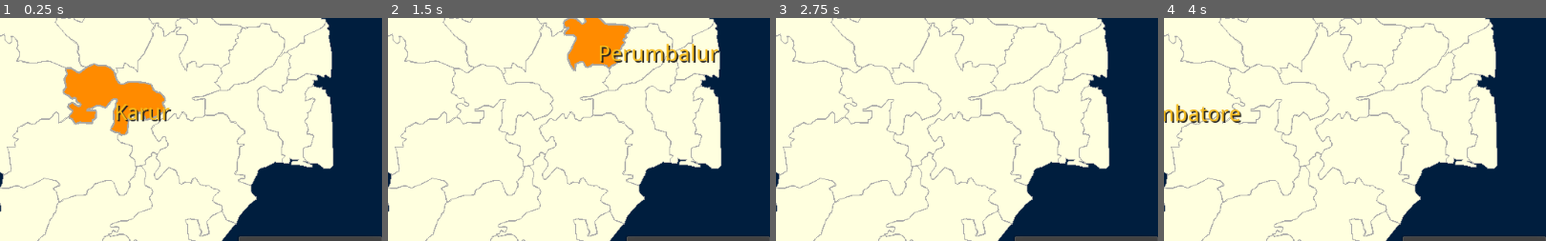
Above: before the commit, frames 1-4 (left to right).
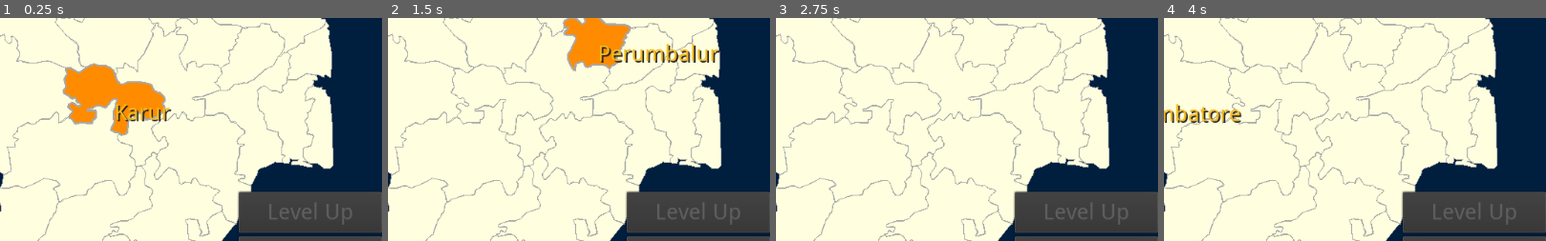
Above: after the commit, the same moments.

Repository: sharun-s/godot-tn
Game: Godot game, scene res://Node2D.tscn
Same seed, same stepped clock (60 frames per second), same inputs: the game is played once before the commit and once after it.
Inputs (mouse positions are % of the whole screen's width and height, from its top left):
- Up to frame 1 (0.25 s): no input
- Up to frame 2 (1.5 s): tap Enter at 0.5 s; drag from (78, 33) to (40, 34) at 0.52 s; drag from (40, 34) to (78, 33) at 1.27 s
- Up to frame 3 (2.75 s): move the mouse to (77, 19) at 2.02 s; hold Right (ui_right) from 2.03 s (still down); tap Backspace at 2.1 s; click (77, 19) at 2.17 s
- Up to frame 4 (4 s): release Right (ui_right) at 2.75 s; drag from (57, 1) to (40, 34) at 2.77 s; drag from (50, 50) to (40, 34) at 3.52 s
The pictures show only the part of the screen within x 50-100%, y 32-82%; the shares and areas given below are measured in that part.

The runs differ from the first frame. In frame 1, 7.1% of the frame differs, in the area x 62-100%, y 77-97%; in frame 2, 7.1%; in frame 3, 7.1%; in frame 4, 7.1%.

Commit message:
multi quest - added menu where player can select different quests its changes the way quest targets are set. instead of random picks they are pulled out dict in questmenu.gd

Diff:
--- a/InfoCenter.gd
+++ b/InfoCenter.gd
@@ -18,9 +18,10 @@
 		"Fort St David in Cuddalore was one of the main British trading posts controling their activities in South India in the early 1700. So Cuddalore became the site of multiple wars with the French based 25kms North in Pondicherry",
 		"Silver Beach is one of the longest beaches found on the Coromandel Coast. 2700 people lost their life here during the 2004 Tsunami", 'Chidambaram temple','Pichawaram Mangrove forests'],
 		Dindigul=['Kodaikanal, in tamil translates to The Gift of the Forest, is very popular hillstation located here',
-		'Palani Hills'],
+		'Palani Hills where the famous Liril commercial was shot'],
 		Dharmapuri=["Hogenakkal falls, which means smokey rocks, is where the river Cauvery enters Tamil Nadu",
-			"Taking a ride in the local bowl shaped boats made of woven grase called a Parisal/Coracle is very popular tourist activity here"],
+			"Taking a ride in the local bowl shaped boats made of woven grase called a Parisal/Coracle is very popular tourist activity here",
+			"Veeraappan, the notorious elephant poacher, sandalwood smuggler, wanted for the murder of 184 people was caught here"],
 		Erode=[
 			"Turmeric",
 			"Agri powerhouse due to rivers and dams",
@@ -91,6 +92,7 @@
 			'Found here is the 2500 year old Keezhadi excavation site, including plates with the Tamil-Brahmi script'
 		],
 		Theni=['Cardamom estates','Indian Neutrino Observatory',
+		'The Meghamalai range also called the High Wavy Mountains',
 		'Meghamalai Wildlife Sanctuary'],
 		Tiruvarur=[
 			'Somaskanda iconography',
@@ -101,6 +103,7 @@
 			"The Rice Bowl of Tamil Nadu",
 			"Popularized Ghee Pongal and Puliyodarai (tamarind rice)",
 			"Kumbakonam, every 12 years Mahamaham festival draws millions of devotees for a dip in the huge temple tank complex spanning 20 sq acres",
+			"Srinivasa Ramanujam, untrained in maths, turned out to be one of the greatest Mathematicians of all time, grew up here in Kumbakonam",
 			"The 1000 year old Brihadeshwara temple",
 			"Seat of the Chola Empire",
 			"Thanjavur dolls popularly known as Thalaiyatti Bommai are made of clay which is found along the river Cauvery"
@@ -122,7 +125,8 @@
 		"V.O.Chidambaram Pillai Swadeshi Steamship Company",
 		"dugong sea grass medows"],
 		Tiruppur=["Textile export hub"],
-		Tirupathur=['Surrounded by the Javadhu and Yelagiri Hills known for rivers, waterfalls and sandal wood trees'],
+		Tirupathur=['The Vainu Bappu Observatory one of the main centers of Indian Astronomy',
+		'Surrounded by the Javadhu and Yelagiri Hills known for rivers, waterfalls and sandal wood trees'],
 		Tiruchirapalli=['The Srirangam temple complex covers 156 acres making it the largest templex complex in the country. Famous for festivals conducted throughout the year',
 		'Kallanai also known as the Grand Anicut across the Cauvery river is the oldest dam in the country that is still in use. Built nearly 2000 years ago.',
 		'Rockfort Temple'],
@@ -206,15 +210,23 @@
 	historytext=hist
 	n=neighbours
 	$VBoxContainer2/MarginContainer/Neighbours.pressed=false
+	randomize()
 	$VBoxContainer/PanelContainer/imgbox.texture=dummyimg[int(rand_range(0, dummyimg.size()))]
 	if mode==state.NEW_QUEST:
 		$VBoxContainer/NameBox.text="New Quest!"
 		rng.randomize()
-		while targets.size() != NumberOfTargets:
-			var idx=rng.randi_range(0, facts.size()-1)
-			if (facts.keys()[idx] in targets) == false:
-				targets.append(facts.keys()[idx])
-		#print('targets set', targets)
+		if district is Array:
+			if district.size() > NumberOfTargets:
+				targets=district.slice(0, NumberOfTargets-1)
+			else:
+				NumberOfTargets=district.size()
+				targets=district
+		else:
+			while targets.size() != NumberOfTargets:
+				var idx=rng.randi_range(0, facts.size()-1)
+				if (facts.keys()[idx] in targets) == false:
+					targets.append(facts.keys()[idx])
+		print('targets set', targets)
 		$VBoxContainer2/MarginContainer/clue.show()
 		_on_clue_pressed()
 	elif mode==state.IN_QUEST:
--- a/InfoCenter.tscn
+++ b/InfoCenter.tscn
@@ -90,7 +90,7 @@
 
 [node name="NameBox" type="Label" parent="VBoxContainer"]
 margin_right = 1024.0
-margin_bottom = 119.0
+margin_bottom = 117.0
 size_flags_vertical = 1
 custom_styles/normal = SubResource( 1 )
 custom_fonts/font = SubResource( 2 )
@@ -103,7 +103,7 @@
 }
 
 [node name="PanelContainer" type="PanelContainer" parent="VBoxContainer"]
-margin_top = 123.0
+margin_top = 121.0
 margin_right = 1024.0
 margin_bottom = 298.0
 grow_horizontal = 2
@@ -116,7 +116,7 @@
 margin_left = 2.0
 margin_top = 2.0
 margin_right = 1022.0
-margin_bottom = 173.0
+margin_bottom = 175.0
 size_flags_horizontal = 3
 size_flags_vertical = 3
 expand = true
@@ -131,7 +131,7 @@
 
 [node name="FactBox" type="Label" parent="VBoxContainer2"]
 margin_right = 1024.0
-margin_bottom = 147.0
+margin_bottom = 150.0
 size_flags_horizontal = 3
 size_flags_vertical = 3
 custom_styles/normal = SubResource( 4 )
@@ -140,14 +140,14 @@
 autowrap = true
 
 [node name="MarginContainer" type="VBoxContainer" parent="VBoxContainer2"]
-margin_top = 149.0
+margin_top = 152.0
 margin_right = 1024.0
 margin_bottom = 298.0
 custom_constants/separation = 10
 
 [node name="Neighbours" type="Button" parent="VBoxContainer2/MarginContainer"]
 margin_right = 1024.0
-margin_bottom = 43.0
+margin_bottom = 42.0
 size_flags_horizontal = 3
 size_flags_vertical = 3
 custom_styles/pressed = SubResource( 6 )
@@ -157,9 +157,9 @@
 text = "Neighbours"
 
 [node name="history" type="Button" parent="VBoxContainer2/MarginContainer"]
-margin_top = 53.0
+margin_top = 52.0
 margin_right = 1024.0
-margin_bottom = 96.0
+margin_bottom = 94.0
 size_flags_horizontal = 3
 size_flags_vertical = 3
 custom_fonts/font = SubResource( 7 )
@@ -178,9 +178,9 @@
 text = "Clue"
 
 [node name="Back" type="Button" parent="VBoxContainer2/MarginContainer"]
-margin_top = 106.0
+margin_top = 104.0
 margin_right = 1024.0
-margin_bottom = 149.0
+margin_bottom = 146.0
 size_flags_horizontal = 3
 size_flags_vertical = 3
 custom_fonts/font = SubResource( 7 )
--- a/Node2D.tscn
+++ b/Node2D.tscn
@@ -6,6 +6,7 @@
 [ext_resource path="res://InfoCenter.tscn" type="PackedScene" id=4]
 [ext_resource path="res://pulse.gd" type="Script" id=5]
 [ext_resource path="res://Player.tscn" type="PackedScene" id=6]
+[ext_resource path="res://QuestMenu.tscn" type="PackedScene" id=7]
 
 [sub_resource type="DynamicFont" id=1]
 size = 30
@@ -120,6 +121,19 @@
 "_edit_use_anchors_": false
 }
 
+[node name="Quest2" type="Button" parent="HUD"]
+anchor_left = 1.0
+anchor_top = 0.8
+anchor_right = 1.0
+anchor_bottom = 0.8
+margin_left = -192.0
+margin_top = -55.0
+custom_fonts/font = SubResource( 5 )
+text = "Level Up"
+__meta__ = {
+"_edit_use_anchors_": false
+}
+
 [node name="Timed" type="Button" parent="HUD"]
 anchor_left = 1.0
 anchor_top = 0.2
@@ -191,6 +205,9 @@
 [node name="Grid" parent="HUD" instance=ExtResource( 4 )]
 anchor_right = 0.3
 
+[node name="QMenu" parent="HUD" instance=ExtResource( 7 )]
+visible = false
+
 [node name="Timer" type="Timer" parent="."]
 one_shot = true
 
@@ -203,6 +220,7 @@
 [connection signal="ready" from="." to="." method="_on_TN_ready"]
 [connection signal="pressed" from="HUD/Quiz" to="." method="_on_Button_pressed"]
 [connection signal="pressed" from="HUD/Quest" to="." method="_on_Quest_pressed"]
+[connection signal="pressed" from="HUD/Quest2" to="." method="subjectQuest"]
 [connection signal="pressed" from="HUD/Timed" to="." method="_on_Timed_pressed"]
 [connection signal="toggled" from="HUD/Labels" to="." method="_on_Labels_toggled"]
 [connection signal="pressed" from="HUD/Learn" to="." method="_on_Learn_toggled"]
@@ -210,4 +228,5 @@
 [connection signal="on_track" from="HUD/Grid" to="." method="_on_Grid_on_track"]
 [connection signal="quest_over" from="HUD/Grid" to="." method="_on_quest_over"]
 [connection signal="show_neighbours" from="HUD/Grid" to="." method="_on_Grid_show_neighbours"]
+[connection signal="selected" from="HUD/QMenu" to="." method="quest_selected"]
 [connection signal="timeout" from="QuizTimer" to="." method="_on_QuizTimer_timeout"]
--- /dev/null
+++ b/QuestMenu.gd
@@ -0,0 +1,24 @@
+extends PanelContainer
+signal selected
+
+func _ready():
+	$MarginContainer/VBoxContainer/River.connect('pressed', self, 'on_quest_select',["river"])
+
+var q={river={
+		text="The Kaveri river splits TN horizontally, flowing from the Western Ghats to the Bay of Bengal through 9 Districts. ",
+		districts=["Dharmapuri", "Salem", "Erode", "Namakkal","Tiruchirapalli",
+		"Thanjavur", "Nagapattinam","Tiruvarur","Mayiladithurai"]},
+		sea={text="The coast line of Tamil Nadu is 1076 km long covering 14 districts with 15 major ports",
+		districts=["Tiruvallur","Chennai","Chengalpattu","Vilippuram",
+		"Cuddalore","Mayiladithurai","Nagapattinam","Tiruvarur",
+		"Thanjavur","Pudukotai","Ramanathapuram","Thoothukudi","Tirunelveli","Kanyakumari"]},
+		mountains={text="The Western and Eastern Ghats ",districts=["Nilgiris", "Coimbatore", "Tiruppur", "Theni", "Erode","Dindigul","Tenkasi","Tirunelveli","Kanyakumari", "Vellore","Tiruvannamalai","Tirupattur"]},
+	}
+
+func on_quest_select(qname):
+	if qname=="river":
+		$PopupPanel/Label.text=q[qname].text
+		$PopupPanel.popup()
+		randomize()
+		q[qname].districts.shuffle()
+		emit_signal('selected',q[qname].districts)
--- /dev/null
+++ b/QuestMenu.tscn
@@ -0,0 +1,136 @@
+[gd_scene load_steps=11 format=2]
+
+[ext_resource path="res://Montreal-Regular.ttf" type="DynamicFontData" id=1]
+[ext_resource path="res://DroidSans.ttf" type="DynamicFontData" id=2]
+[ext_resource path="res://QuestMenu.gd" type="Script" id=3]
+
+[sub_resource type="StyleBoxFlat" id=1]
+bg_color = Color( 0, 0, 0, 0.705882 )
+
+[sub_resource type="DynamicFont" id=2]
+size = 40
+font_data = ExtResource( 1 )
+
+[sub_resource type="StyleBoxFlat" id=3]
+bg_color = Color( 0.733333, 0.976471, 0.760784, 1 )
+
+[sub_resource type="DynamicFont" id=4]
+size = 30
+font_data = ExtResource( 1 )
+
+[sub_resource type="StyleBoxFlat" id=5]
+bg_color = Color( 0.486275, 0.760784, 0.894118, 1 )
+
+[sub_resource type="StyleBoxFlat" id=7]
+bg_color = Color( 0.513726, 0.945098, 0.721569, 1 )
+
+[sub_resource type="DynamicFont" id=6]
+size = 34
+font_data = ExtResource( 2 )
+
+[node name="Panel" type="PanelContainer"]
+anchor_right = 1.0
+anchor_bottom = 1.0
+custom_styles/panel = SubResource( 1 )
+script = ExtResource( 3 )
+__meta__ = {
+"_edit_use_anchors_": false
+}
+
+[node name="Label" type="Label" parent="."]
+margin_right = 1024.0
+margin_bottom = 600.0
+size_flags_horizontal = 3
+size_flags_vertical = 3
+custom_fonts/font = SubResource( 2 )
+text = "Select A Quest
+"
+align = 1
+
+[node name="MarginContainer" type="MarginContainer" parent="."]
+margin_right = 1024.0
+margin_bottom = 600.0
+custom_constants/margin_right = 100
+custom_constants/margin_left = 100
+
+[node name="VBoxContainer" type="VBoxContainer" parent="MarginContainer"]
+margin_left = 100.0
+margin_right = 924.0
+margin_bottom = 600.0
+alignment = 1
+
+[node name="River" type="Button" parent="MarginContainer/VBoxContainer"]
+margin_top = 140.0
+margin_right = 824.0
+margin_bottom = 178.0
+custom_styles/normal = SubResource( 3 )
+custom_fonts/font = SubResource( 4 )
+custom_colors/font_color = Color( 0.411765, 0.466667, 0.717647, 1 )
+text = "The River"
+
+[node name="Mountain" type="Button" parent="MarginContainer/VBoxContainer"]
+margin_top = 182.0
+margin_right = 824.0
+margin_bottom = 226.0
+custom_fonts/font = SubResource( 4 )
+disabled = true
+text = "The Mountain"
+
+[node name="Sea" type="Button" parent="MarginContainer/VBoxContainer"]
+margin_top = 230.0
+margin_right = 824.0
+margin_bottom = 268.0
+custom_styles/normal = SubResource( 5 )
+custom_fonts/font = SubResource( 4 )
+disabled = true
+text = "The Sea"
+
+[node name="Food" type="Button" parent="MarginContainer/VBoxContainer"]
+margin_top = 272.0
+margin_right = 824.0
+margin_bottom = 316.0
+custom_fonts/font = SubResource( 4 )
+disabled = true
+text = "The Food"
+
+[node name="Culture" type="Button" parent="MarginContainer/VBoxContainer"]
+margin_top = 320.0
+margin_right = 824.0
+margin_bottom = 364.0
+custom_fonts/font = SubResource( 4 )
+disabled = true
+text = "The Culture"
+
+[node name="Movies" type="Button" parent="MarginContainer/VBoxContainer"]
+margin_top = 368.0
+margin_right = 824.0
+margin_bottom = 412.0
+custom_fonts/font = SubResource( 4 )
+disabled = true
+text = "The Movies"
+
+[node name="People" type="Button" parent="MarginContainer/VBoxContainer"]
+margin_top = 416.0
+margin_right = 824.0
+margin_bottom = 460.0
+custom_fonts/font = SubResource( 4 )
+disabled = true
+text = "The People"
+
+[node name="PopupPanel" type="PopupPanel" parent="."]
+anchor_left = 0.2
+anchor_top = 0.2
+anchor_right = 0.2
+anchor_bottom = 0.2
+margin_right = 1024.0
+margin_bottom = 600.0
+size_flags_horizontal = 3
+size_flags_vertical = 3
+custom_styles/panel = SubResource( 7 )
+
+[node name="Label" type="Label" parent="PopupPanel"]
+margin_right = 1024.0
+margin_bottom = 600.0
+custom_fonts/font = SubResource( 6 )
+custom_colors/font_color = Color( 0.0470588, 0.0470588, 0.0431373, 1 )
+autowrap = true
--- a/TN.gd
+++ b/TN.gd
@@ -461,6 +461,7 @@
 	for district in d.keys():
 		get_node('lbl'+district).visible=false
 		get_node(district).get_child(0).color=deselect_color
+
 var cache={}
 func _draw():
 	#debug state borders
@@ -717,6 +718,7 @@
 func disableui():
 	$HUD/Learn.disabled=true
 	$HUD/Quest.disabled=true
+	$HUD/Quest2.disabled=true
 	$HUD/Quiz.disabled=true
 	$HUD/Labels.disabled=true
 	$HUD/Timed.disabled=true
@@ -724,6 +726,7 @@
 func enableui():
 	$HUD/Learn.disabled=false
 	$HUD/Quest.disabled=false
+	$HUD/Quest2.disabled=false
 	$HUD/Quiz.disabled=false
 	$HUD/Labels.disabled=false
 	$HUD/Timed.disabled=false
@@ -872,18 +875,30 @@
 
 #var quest_in_progress:=false
 func _on_Quest_pressed():
+	if selected_district!='':
+		deselect()
+		$Label.text=''
+		get_tree().set_group("dlabels","visible",false)
+	quest_selected('')
+
+func quest_selected(districts):
+	if districts is Array:
+		$Timer.start()
+		yield($Timer,"timeout")
+		$HUD/QMenu/PopupPanel.hide()
+		$HUD/QMenu.hide()
 	disableui()
 	$HUD/Grid/VBoxContainer2/MarginContainer/Neighbours.visible=false
 	$HUD/Grid/VBoxContainer2/MarginContainer/history.visible=false
 	$HUD/Score.visible=true
 	$HUD/Score.text='Check the InfoBox for Instructions\nHit Clue for hints.\nGOOD LUCK!'
-	#quest_in_progress=true
 	game_in_progress=3
-	if selected_district=='':
-		$HUD/Grid.show()
-		$HUD/Grid.reload('', '', '', 0)
-	else:
-		$HUD/Grid.reload(selected_district, '', '', 0)
+	$HUD/Grid.reload(districts, '', '', 0)
+#	if selected_district=='':
+#		$HUD/Grid.show()
+#		$HUD/Grid.reload('', '', '', 0)
+#	else:
+#		$HUD/Grid.reload(selected_district, '', '', 0)
 
 
 func _on_Timed_pressed():
@@ -946,3 +961,10 @@
 	$HUD/Score["custom_styles/normal"].border_color=selected_color_right
 	$HUD/Score["custom_colors/font_color"]=selected_color_right
 	get_node(d).get_child(0).color=selected_color_right
+
+func subjectQuest():
+	if selected_district!='':
+		deselect()
+		$Label.text=''
+		get_tree().set_group("dlabels","visible",false)
+	$HUD/QMenu.show()
Not shown: 1 places in Node2D.tscn that only renumber resources
